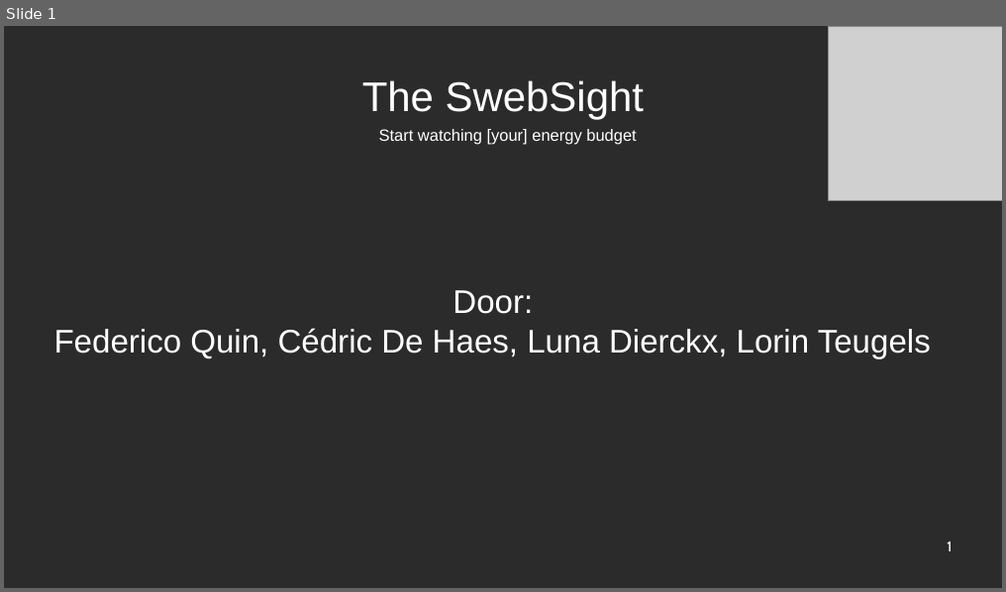
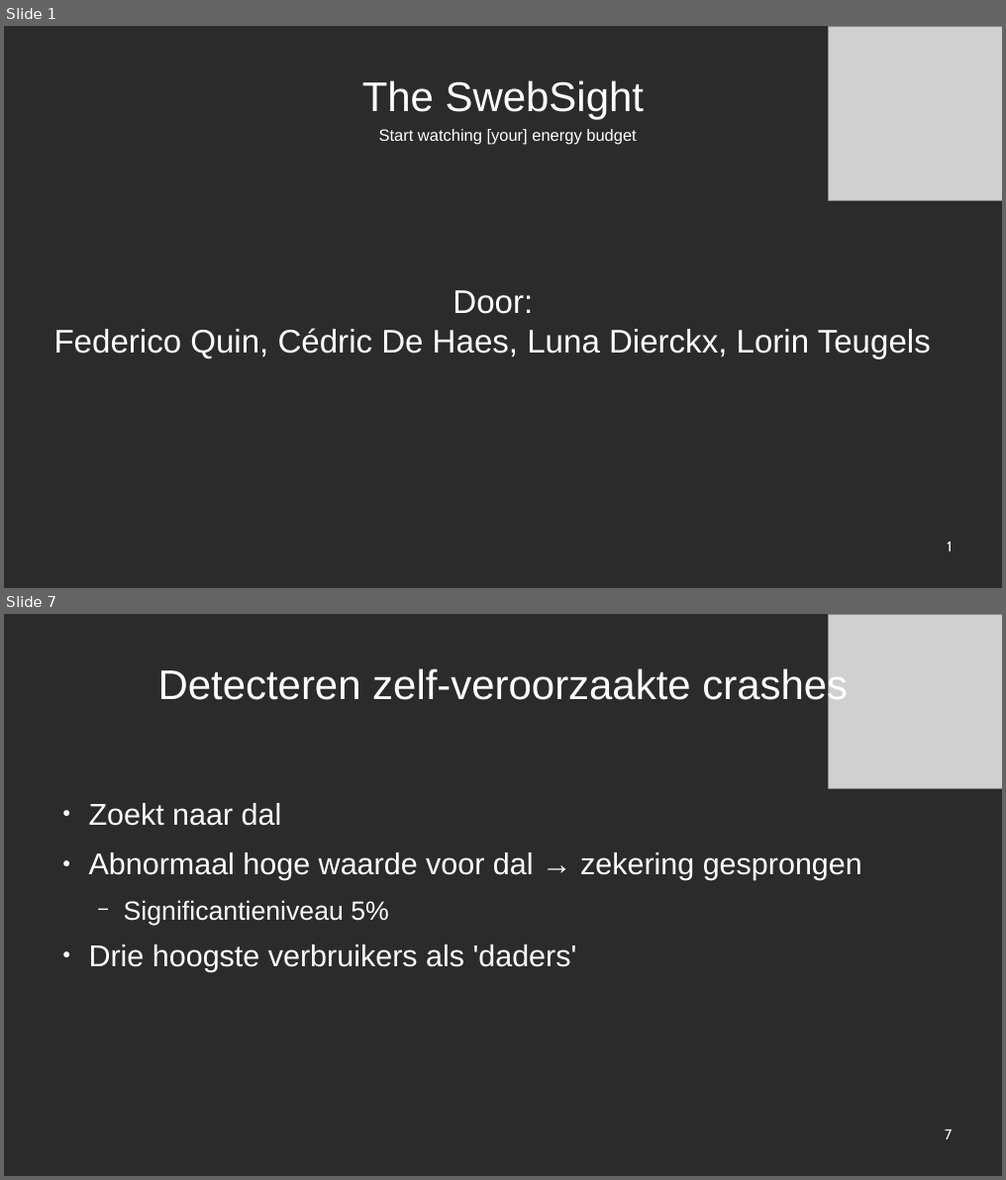
Before and after one commit to cekefun/Project_Databases, a slide deck: Powerpoint_databases.odp. Shown one above the other, each under a label of ours: slide 1 before the commit, slides 1 and 7 after it; the slides between them are not shown. The pictures are 1006x592 and 1006x1180 pixels, drawn with LibreOffice and Linux fonts; fonts in the diff are those of the drawing; grey boxes stand for pictures; background and template pictures are left out; a plain dark background stands for a picture behind light text. Boxes give left, top, right and bottom in pixels: in the first picture for what was removed or moved away, otherwise in the second. Text is boxed around its words. In the diff, an @@ line names an element or a change of style, - is before the commit and + after.

```diff
--- a/Powerpoint_databases.odp
+++ b/Powerpoint_databases.odp
@@ slide 7 added at box(4, 614, 1002, 1176), background picture (left out) @@
@@ picture added at box(828, 614, 1002, 788) @@
@@ title added at box(158, 666, 847, 708), 40.6 pt, text #FFFFFF @@
+Detecteren zelf-veroorzaakte crashes
@@ text added at box(89, 803, 862, 972), 29.5 pt, text #FFFFFF @@
+● Zoekt naar dal
+● Abnormaal hoge waarde voor dal → zekering gesprongen
+  − Significantieniveau 5%
+● Drie hoogste verbruikers als 'daders'
@@ page number added at box(944, 1130, 951, 1140), 14 pt, text #FFFFFF @@
+7
```
Also in this commit, not shown: 2 slides changed, 5 other slides added, 4 slides removed.
